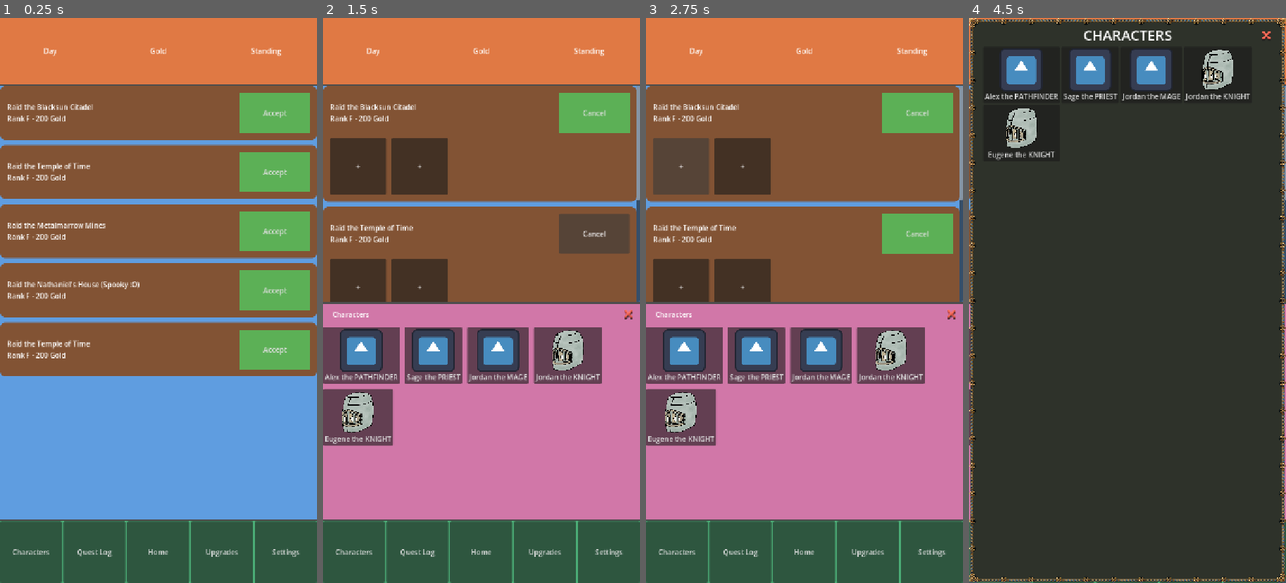
Above: before the commit, frames 1-4 (left to right).
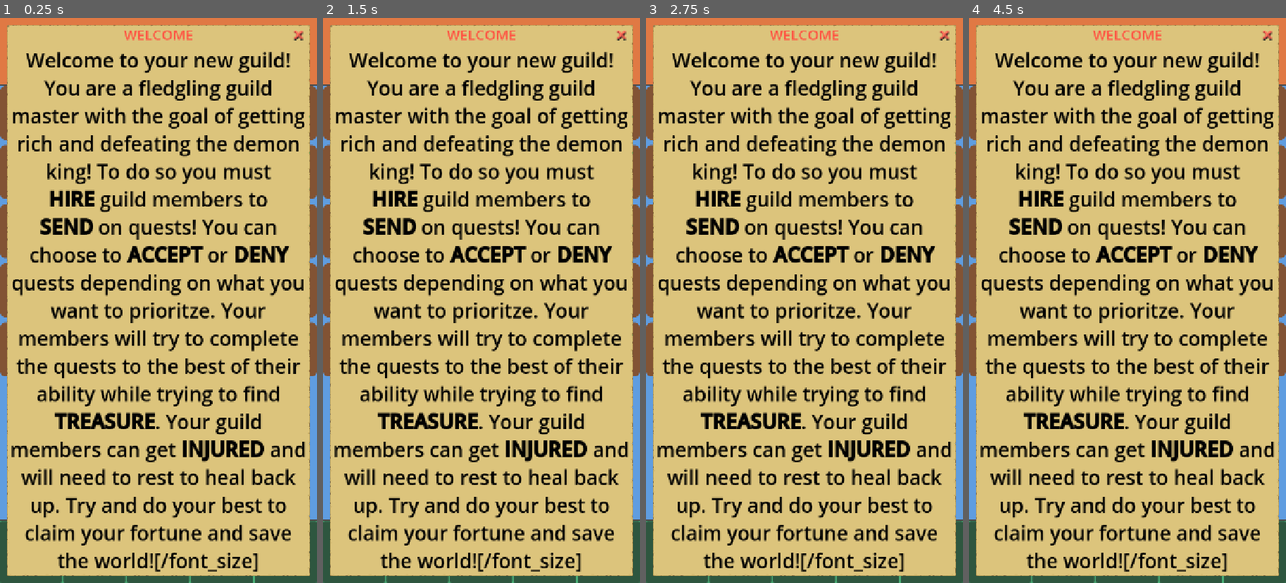
Above: after the commit, the same moments.

Repository: ActuallySanta/Fantasy-Guild-Manager
Game: Godot game, scene res://Scenes/UI/home_ui_prototype.tscn
Two runs of this game, one before a commit and one after it. Both use one fixed random seed, a clock stepped at 60 frames per second and the inputs below. The engine's default icon, where the game draws it, is replaced by a stand-in: a white triangle on a blue panel in a dark square.
Inputs (mouse positions are in pixels of both pictures, inside the frame that each line leads up to):
- Up to frame 1 (0.25 s): no input
- Up to frame 2 (1.5 s): click "Accept" at 0.5 s; click "Accept" at 1.25 s
- Up to frame 3 (2.75 s): click (680, 164) at 2 s, where only the run before the commit has a clickable "+"
- Up to frame 4 (4.5 s): click (1067, 164) at 2.75 s, where only the run before the commit has a clickable "+"; click (1067, 289) at 3.5 s, where only the run before the commit has a clickable "+"; click "Characters" at 4.25 s

The runs differ from the first frame. In frame 1, 93% of the frame differs, in the area x 2-98%, y 1-99%; in frame 2, 95%; in frame 3, 95%; in frame 4, 96%, in the area x 0-100%, y 0-100%.

Commit message:
Added intro blurb

Diff:
--- a/Scenes/UI/home_ui_prototype.tscn
+++ b/Scenes/UI/home_ui_prototype.tscn
@@ -8,6 +8,7 @@
 [ext_resource type="PackedScene" uid="uid://dpm6emiryhpli" path="res://Scenes/UI/character_button.tscn" id="4_brb4x"]
 [ext_resource type="PackedScene" uid="uid://ca7d3fdaphs4v" path="res://Scenes/Characters/character_generator.tscn" id="6_brb4x"]
 [ext_resource type="Script" uid="uid://blul1044ocxp2" path="res://Scripts/Quest Creator/quest_Manager.gd" id="7_18fsv"]
+[ext_resource type="PackedScene" uid="uid://4q07bd1hkr4d" path="res://Scenes/UI/Reusable Elements/dialogue_box.tscn" id="7_jcj1f"]
 
 [sub_resource type="StyleBoxFlat" id="StyleBoxFlat_g4v7s"]
 bg_color = Color(0.87635714, 0.47655976, 0.26507115, 1)
@@ -156,9 +157,20 @@
 size_flags_horizontal = 3
 text = "Settings"
 
+[node name="Intro Blurb" parent="MarginContainer" unique_id=2008083606 instance=ExtResource("7_jcj1f")]
+layout_mode = 2
+
+[node name="Banner Title" parent="MarginContainer/Intro Blurb/Background/VBoxContainer" parent_id_path=PackedInt32Array(2008083606, 1861553414) index="0" unique_id=1148823556]
+text = "WELCOME"
+
+[node name="Log Contents" parent="MarginContainer/Intro Blurb/Background/VBoxContainer" parent_id_path=PackedInt32Array(2008083606, 1861553414) index="1" unique_id=2017656256]
+text = "[font_size=45][color=black]Welcome to your new guild! You are a fledgling guild master with the goal of getting rich and defeating the demon king! To do so you must [b]HIRE[/b] guild members to [b]SEND[/b] on quests! You can choose to [b]ACCEPT[/b] or [b]DENY[/b] quests depending on what you want to prioritze. Your members will try to complete the quests to the best of their ability while trying to find [b]TREASURE[/b]. Your guild members can get [b]INJURED [/b]and will need to rest to heal back up. Try and do your best to claim your fortune and save the world![/font_size]"
+
 [node name="Character Generator" parent="." unique_id=1008846978 instance=ExtResource("6_brb4x")]
 
 [node name="QuestManager" type="Node2D" parent="." unique_id=646399410]
 script = ExtResource("7_18fsv")
 
 [connection signal="pressed" from="MarginContainer/VBoxContainer/NavBar/HBoxContainer/CharButton" to="." method="_on_char_button_pressed"]
+
+[editable path="MarginContainer/Intro Blurb"]
